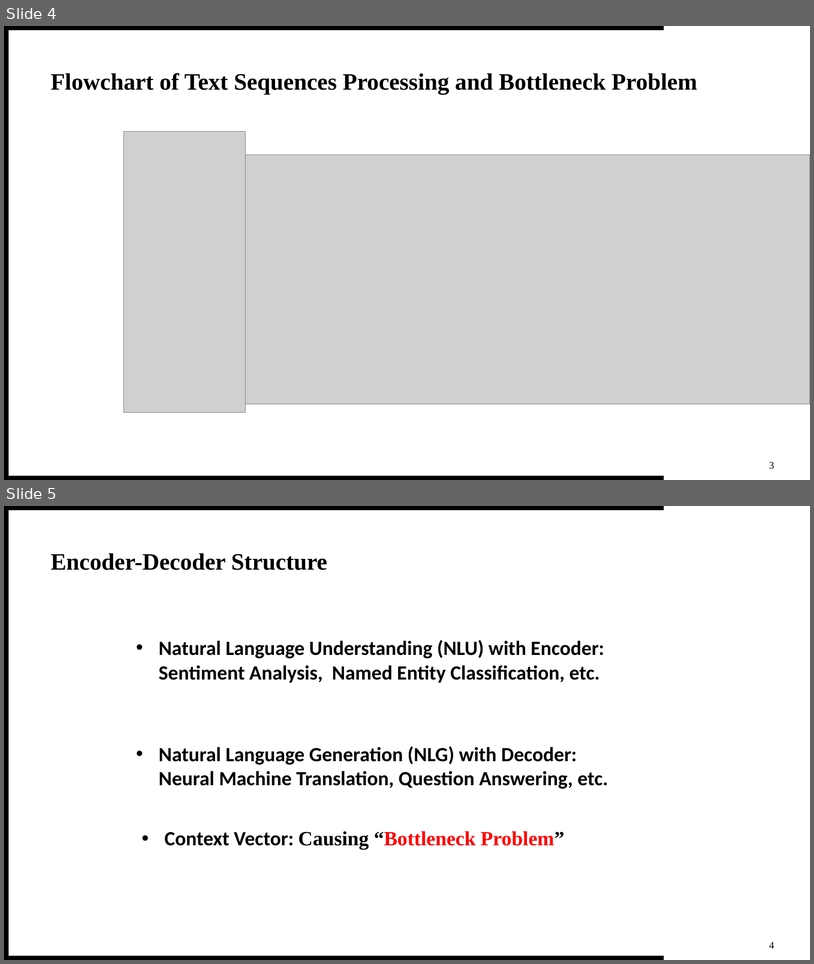
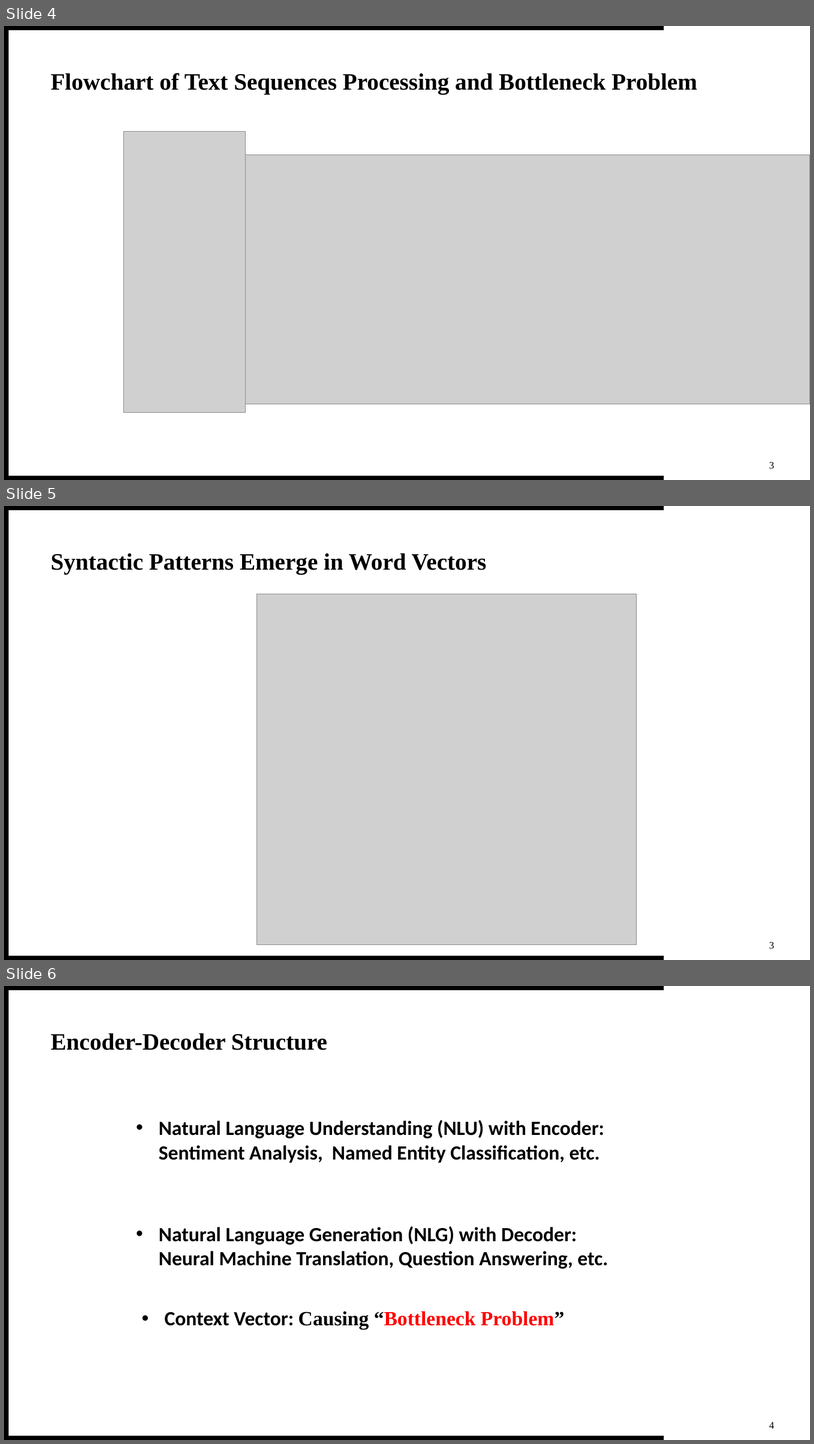
Before and after one commit to theQuert/inlpfun, a slide deck: Lab/REP.pptx. Shown one above the other, each under a label of ours: slides 4 and 5 before the commit, slides 4, 5 and 6 after it. The pictures are 814x964 and 814x1444 pixels, drawn with LibreOffice and Linux fonts; fonts in the diff are those of the drawing; grey boxes stand for pictures. Boxes give left, top, right and bottom in pixels: in the first picture for what was removed or moved away, otherwise in the second. Text is boxed around its words. In the diff, an @@ line names an element or a change of style, - is before the commit and + after.

```diff
--- a/Lab/REP.pptx
+++ b/Lab/REP.pptx
@@ slide 5 added at [4, 506, 810, 960], background #FFFFFF; not listed: 3 template elements that a slide beside it also shows @@
@@ text added at [51, 553, 487, 574], 28 pt, text #000000, bold @@
+Syntactic Patterns Emerge in Word Vectors
@@ picture added at [257, 594, 637, 945] @@
@@ text added at [770, 942, 774, 948], 12 pt, text #000000 @@
+3
@@ what was slide 5 is now slide 6 @@
```
Also in this commit, not shown: 7 slides changed, 2 other slides added.
